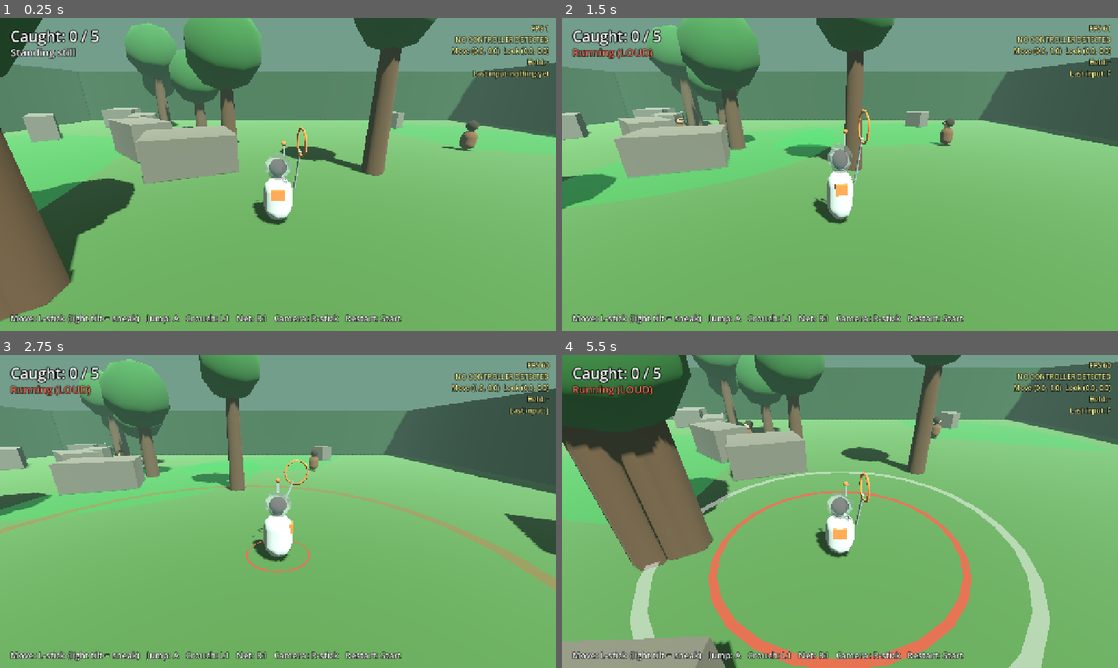
Above: before the commit, frames 1-4 (two rows, left to right).
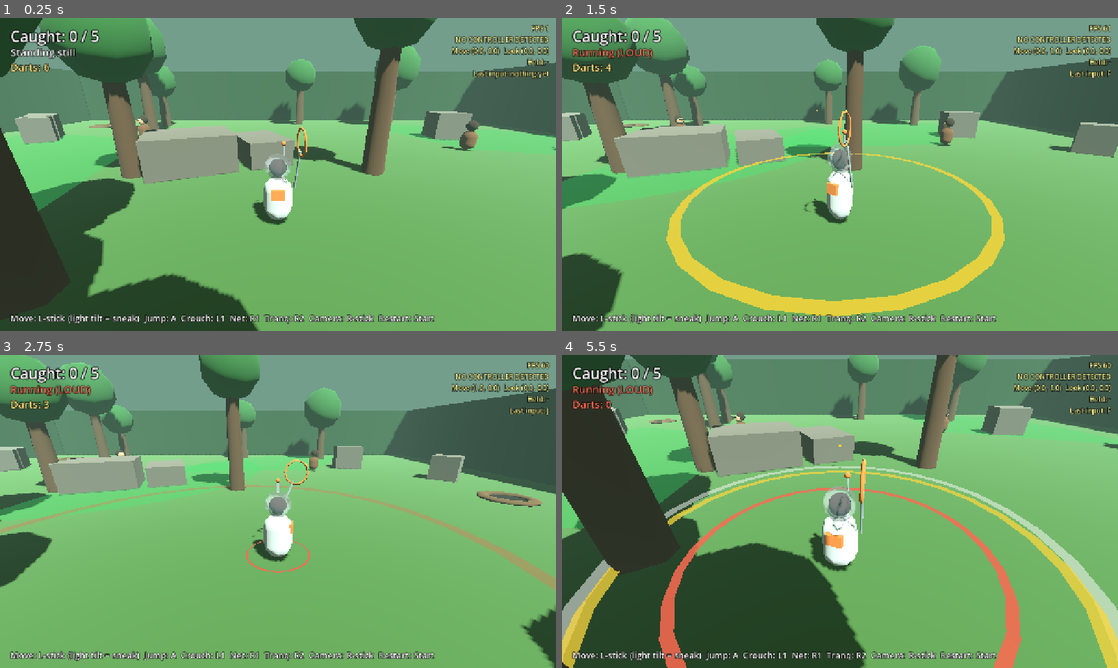
Above: after the commit, the same moments.

Repository: StoneColdOS/Caveman-Catchers
Game: Godot game, scene res://scenes/main.tscn
Same seed, same stepped clock (60 frames per second), same inputs: the game is played once before the commit and once after it.
Inputs (mouse positions are in pixels of both pictures, inside the frame that each line leads up to):
- Up to frame 1 (0.25 s): no input
- Up to frame 2 (1.5 s): tap Enter (restart) at 0.5 s; move the mouse to (962, 158) at 0.52 s; hold D (move_right) 0.53-1.28 s; tap J (net) at 0.6 s; click (962, 158) at 0.67 s; tap Space (jump) at 0.77 s; tap F (tranq, bound only after the commit) at 0.8, 1.35 s; move the mouse to (728, 190) at 1.27 s; hold S (move_back) from 1.28 s (still down)
- Up to frame 3 (2.75 s): tap Space (jump) at 1.52 s; tap K at 1.55, 2.1 s; move the mouse to (333, 442) at 2.02 s; release S (move_back) at 2.03 s; hold D (move_right) from 2.03 s (still down); tap J (net) at 2.3 s
- Up to frame 4 (5.5 s): move the mouse to (812, 574) at 2.77 s; release D (move_right) at 2.78 s; hold W (move_forward) 2.78-3.53 s; tap Shift (crouch) at 2.85 s; click (812, 574) at 2.92 s; tap Space (jump) at 3.02, 3.77, 4.52 s; tap F (tranq, bound only after the commit) at 3.05, 5.3 s; move the mouse to (1006, 558) at 3.52 s; hold A (move_left) 3.53-5.03 s; tap Down (look_down) at 3.6 s; tap K at 3.8 s; move the mouse to (673, 464) at 4.27 s; tap Left (look_left) at 4.35 s; tap J (net) at 4.55 s; move the mouse to (867, 511) at 5.02 s; hold S (move_back) from 5.03 s (still down); tap Right (look_right) at 5.1 s; click (867, 511) at 5.17 s

The runs differ from the first frame. In frame 1, 24% of the frame differs, in the area x 0-100%, y 0-100%; in frame 2, 20%; in frame 3, 12%; in frame 4, 53%.

Commit message:
Prototype 3: burrows and tranq gun
- Spotted Gatherers flee to the safest burrow, hide ~10s, pop out of another
- Tranq gun on R2: aims with the camera plus light auto-aim, 6 darts,
  loud shot alerts nearby cavemen, sleeping cavemen can be netted
- HUD: dart count and escape notice
- Tests cover burrows, hiding, tranq, sleep and netting a sleeper

Co-Authored-By: Claude Opus 5.5 <noreply@anthropic.com>
Claude-Session: https://claude.ai/code/session_01X5D3NCWGJ5U6tQxJ5x7zR9

Diff:
--- a/scripts/controls.gd
+++ b/scripts/controls.gd
@@ -6,7 +6,8 @@
 ##   Camera     right stick / arrow keys
 ##   Jump       A (bottom)  / Space
 ##   Crouch     L1 or L2    / Shift or C
-##   Swing net  R1 or R2    / J or E
+##   Swing net  R1          / J or E
+##   Tranq gun  R2          / F or K   (fires where the camera points)
 ##   Restart    Start       / Enter
 
 
@@ -37,7 +38,11 @@
 	_key("net", KEY_J)
 	_key("net", KEY_E)
 	_button("net", JOY_BUTTON_RIGHT_SHOULDER)
-	_axis("net", JOY_AXIS_TRIGGER_RIGHT, 1.0)
+
+	_action("tranq")
+	_key("tranq", KEY_F)
+	_key("tranq", KEY_K)
+	_axis("tranq", JOY_AXIS_TRIGGER_RIGHT, 1.0)
 
 	_action("jump")
 	_key("jump", KEY_SPACE)
--- /dev/null
+++ b/scripts/dart.gd
@@ -0,0 +1,48 @@
+extends Node3D
+## A tranq dart. Flies straight, puts the first caveman it hits to sleep.
+
+const Util := preload("res://scripts/util.gd")
+
+const SPEED := 32.0
+const MAX_RANGE := 30.0
+
+var direction := Vector3.FORWARD
+var travelled := 0.0
+
+
+func _ready() -> void:
+	var body := MeshInstance3D.new()
+	var c := CylinderMesh.new()
+	c.top_radius = 0.0
+	c.bottom_radius = 0.05
+	c.height = 0.35
+	c.radial_segments = 5
+	body.mesh = c
+	body.material_override = Util.mat(Color(1.0, 0.85, 0.2), true)
+	body.rotation.x = -PI / 2.0  # point along -Z, the way look_at faces
+	add_child(body)
+	look_at(global_position + direction)
+
+
+func _physics_process(delta: float) -> void:
+	var step := direction * SPEED * delta
+	var q := PhysicsRayQueryParameters3D.create(global_position, global_position + step,
+		Util.LAYER_WORLD | Util.LAYER_CAVEMAN)
+	var hit := get_world_3d().direct_space_state.intersect_ray(q)
+	if not hit.is_empty():
+		global_position = hit.position
+		if hit.collider.has_method("tranq"):
+			hit.collider.tranq()
+		_stop()
+		return
+	global_position += step
+	travelled += step.length()
+	if travelled > MAX_RANGE:
+		queue_free()
+
+
+func _stop() -> void:
+	set_physics_process(false)
+	var tw := create_tween()
+	tw.tween_interval(0.6)
+	tw.tween_callback(queue_free)
--- a/scripts/gatherer.gd
+++ b/scripts/gatherer.gd
@@ -3,9 +3,13 @@
 ##   Calm:        wanders, forages with his head down (half blind), stops to look around.
 ##   Hears noise: hops, says "?", walks over to check it out, looks around.
 ##   Sees you:    stares while his "?" grows. Lose him and he checks where he last saw you.
-##   Spotted:     leaps, yells (nearby cavemen hear it) and runs, panic-hopping.
-
-enum State { WANDER, FORAGE, SUSPICIOUS, INVESTIGATE, FLEE, CAUGHT }
+##   Spotted:     leaps, yells (nearby cavemen hear it) and runs for a burrow, panic-hopping.
+##   Hidden:      dove into a burrow. Pops out of a different one a while later.
+##   Asleep:      tranquilized. Lies flat ("Zzz"), easy to net, wakes up groggy.
+
+signal escaped
+
+enum State { WANDER, FORAGE, SUSPICIOUS, INVESTIGATE, FLEE, CAUGHT, HIDDEN, SLEEP }
 
 const Util := preload("res://scripts/util.gd")
 
@@ -23,6 +27,8 @@
 const HEAR_BUMP := 0.3
 const FLEE_TIME := 5.0
 const YELL_RADIUS := 10.0
+const HIDE_TIME := 10.0
+const SLEEP_TIME := 8.0
 const GRAVITY := 20.0
 
 const CONE_CALM := Color(0.2, 1.0, 0.45, 0.3)
@@ -43,6 +49,10 @@
 var look_timer := 0.0
 var flee_timer := 0.0
 var hop_timer := 0.0
+var hidden_timer := 0.0
+var sleep_timer := 0.0
+var flee_hole: Node3D
+var hole_timer := 0.0
 var heading := 0.0
 var turn_speed := 4.0
 var player: Node3D
@@ -110,6 +120,9 @@
 func _physics_process(delta: float) -> void:
 	if state == State.CAUGHT:
 		return
+	if state == State.HIDDEN:
+		_do_hidden(delta)
+		return
 	var sees := can_see_player()
 	var move := Vector3.ZERO
 	match state:
@@ -123,6 +136,8 @@
 			move = _do_investigate(delta, sees)
 		State.FLEE:
 			move = _do_flee(delta, sees)
+		State.SLEEP:
+			_do_sleep(delta)
 
 	velocity.x = move.x
 	velocity.z = move.z
@@ -236,9 +251,90 @@
 	if hop_timer <= 0.0 and is_on_floor():
 		velocity.y = 4.0
 		hop_timer = randf_range(0.8, 1.6)
-	var away := _flat(global_position - player.global_position)
-	_face(global_position + away, 10.0)
-	return away.normalized() * FLEE_SPEED
+	# Head for the safest burrow (re-checked every second).
+	hole_timer -= delta
+	if hole_timer <= 0.0 or not is_instance_valid(flee_hole):
+		flee_hole = _pick_hole()
+		hole_timer = 1.0
+	var dir := _flat(global_position - player.global_position).normalized()
+	if flee_hole:
+		var to := _flat(flee_hole.global_position - global_position)
+		if to.length() < 0.9:
+			_dive(flee_hole)
+			return Vector3.ZERO
+		dir = to.normalized()
+	_face(global_position + dir, 10.0)
+	return dir * FLEE_SPEED
+
+
+## Prefers burrows close to him and far from you.
+func _pick_hole() -> Node3D:
+	var best: Node3D = null
+	var best_score := INF
+	for h in get_tree().get_nodes_in_group("burrows"):
+		var d_me := global_position.distance_to(h.global_position)
+		var d_you := player.global_position.distance_to(h.global_position)
+		if d_you < d_me * 0.6:
+			continue  # you're in the way
+		var score := d_me - 0.8 * d_you
+		if score < best_score:
+			best_score = score
+			best = h
+	return best
+
+
+func _dive(hole: Node3D) -> void:
+	state = State.HIDDEN
+	hidden_timer = HIDE_TIME
+	velocity = Vector3.ZERO
+	collision_layer = 0
+	collision_mask = 0
+	alert.text = ""
+	cone.visible = false
+	global_position = hole.global_position
+	var tw := create_tween()
+	tw.tween_property(visual, "position:y", -2.2, 0.35).set_ease(Tween.EASE_IN)
+	Util.noise_ring(get_parent(), global_position, 2.0, Color(0.5, 0.35, 0.2, 0.8))
+	escaped.emit()
+
+
+func _do_hidden(delta: float) -> void:
+	hidden_timer -= delta
+	if hidden_timer > 0.0:
+		return
+	# Pop out of a different burrow.
+	var holes := get_tree().get_nodes_in_group("burrows").filter(
+		func(h): return h.global_position.distance_to(global_position) > 1.0)
+	if holes.size() > 0:
+		global_position = holes.pick_random().global_position
+	home = global_position
+	collision_layer = Util.LAYER_CAVEMAN
+	collision_mask = Util.LAYER_WORLD | Util.LAYER_PLAYER | Util.LAYER_CAVEMAN
+	cone.visible = true
+	var tw := create_tween()
+	tw.tween_property(visual, "position:y", 0.0, 0.3).set_ease(Tween.EASE_OUT)
+	state = State.WANDER
+	awareness = 0.5
+	wait_timer = 1.5
+	turn_timer = 0.2
+	_hop(5.0)
+
+
+func _do_sleep(delta: float) -> void:
+	sleep_timer -= delta
+	if sleep_timer <= 0.0:
+		awareness = 0.7
+		_start_investigate(global_position, true)
+
+
+## Hit by a tranq dart.
+func tranq() -> void:
+	if state == State.CAUGHT or state == State.HIDDEN:
+		return
+	state = State.SLEEP
+	sleep_timer = SLEEP_TIME
+	velocity.x = 0.0
+	velocity.z = 0.0
 
 
 func _become_suspicious(hop: bool) -> void:
@@ -264,6 +360,7 @@
 	awareness = 1.0
 	flee_timer = FLEE_TIME
 	hop_timer = 0.9
+	hole_timer = 0.0
 	_hop(6.0)
 	# Yell! Nearby cavemen hear it and come check it out.
 	Util.noise_ring(get_parent(), global_position, YELL_RADIUS, Color(1, 0.2, 0.15, 0.8))
@@ -279,7 +376,7 @@
 
 ## Called whenever something makes a sound.
 func hear_noise(pos: Vector3, radius: float, source: Node) -> void:
-	if source == self or state == State.FLEE or state == State.CAUGHT or state == State.SUSPICIOUS:
+	if source == self or state in [State.FLEE, State.CAUGHT, State.SUSPICIOUS, State.HIDDEN, State.SLEEP]:
 		return
 	if global_position.distance_to(pos) > radius:
 		return
@@ -289,7 +386,7 @@
 
 
 func can_see_player() -> bool:
-	if player == null:
+	if player == null or state == State.SLEEP or state == State.HIDDEN:
 		return false
 	var crouching: bool = player.crouching
 	var sight := _sight_range()
@@ -317,6 +414,14 @@
 
 func is_caught() -> bool:
 	return state == State.CAUGHT
+
+
+func can_be_netted() -> bool:
+	return state != State.CAUGHT and state != State.HIDDEN
+
+
+func is_asleep() -> bool:
+	return state == State.SLEEP
 
 
 func catch() -> void:
@@ -382,10 +487,18 @@
 			cone_mat.albedo_color = CONE_SPOTTED
 			alert.text = "!"
 			alert.modulate = Color(1, 0.3, 0.25)
+		State.SLEEP:
+			alert.text = "Zzz"
+			alert.modulate = Color(0.7, 0.85, 1)
+	cone.visible = state != State.SLEEP
 	# "?" grows as he gets closer to spotting you.
 	alert.pixel_size = 0.012 * (1.0 + awareness * 0.8) if state != State.FLEE else 0.02
+	if state == State.SLEEP:
+		alert.pixel_size = 0.01
 	# Head down while foraging.
 	var lean := 0.7 + sin(Time.get_ticks_msec() * 0.012) * 0.12 if foraging else 0.0
+	if state == State.SLEEP:
+		lean = -1.45  # flat on his back
 	torso.rotation.x = lerp(torso.rotation.x, lean, clamp(10.0 * delta, 0.0, 1.0))
 	# The cone shows how far he can actually see you right now.
 	var reach := _sight_range() / SIGHT_RANGE
--- a/scripts/main.gd
+++ b/scripts/main.gd
@@ -8,12 +8,16 @@
 const GathererScript := preload("res://scripts/gatherer.gd")
 
 const ARENA := 50.0
+const BURROW_SPOTS := [Vector3(-19, 0, -19), Vector3(19, 0, -2), Vector3(-19, 0, 17), Vector3(7, 0, 21)]
 const GATHERER_SPOTS := [Vector3(-10, 0, -12), Vector3(12, 0, -8), Vector3(2, 0, 14), Vector3(-15, 0, 8), Vector3(15, 0, 13)]
 
 var player: CharacterBody3D
 var caught := 0
 var count_label: Label
 var mode_label: Label
+var darts_label: Label
+var toast_label: Label
+var toast_timer := 0.0
 var message_label: Label
 var rng := RandomNumberGenerator.new()
 
@@ -23,6 +27,7 @@
 	rng.seed = 7
 	_build_environment()
 	_build_ground()
+	_build_burrows()
 	_build_cover()
 	_spawn_player()
 	_spawn_gatherers()
@@ -30,10 +35,17 @@
 	_build_debug()
 
 
-func _process(_delta: float) -> void:
+func _process(delta: float) -> void:
 	if Input.is_action_just_pressed("restart"):
 		get_tree().reload_current_scene()
 	_update_debug()
+	if toast_timer > 0.0:
+		toast_timer -= delta
+		if toast_timer <= 0.0:
+			toast_label.text = ""
+	if player and darts_label:
+		darts_label.text = "Darts: %d" % player.darts
+		darts_label.modulate = Color(1, 0.45, 0.35) if player.darts == 0 else Color(1, 0.9, 0.5)
 	if player and mode_label:
 		mode_label.text = player.move_mode
 		var loud: bool = player.move_mode.begins_with("Running")
@@ -126,6 +138,29 @@
 	_static_box(Vector3(ARENA + 4, 6, 2), Vector3(0, 3, h + 1), wall)
 	_static_box(Vector3(2, 6, ARENA), Vector3(-h - 1, 3, 0), wall)
 	_static_box(Vector3(2, 6, ARENA), Vector3(h + 1, 3, 0), wall)
+
+
+## Burrows: where spotted cavemen run to hide.
+func _build_burrows() -> void:
+	for spot in BURROW_SPOTS:
+		var b := Node3D.new()
+		b.add_to_group("burrows")
+		b.position = spot
+		add_child(b)
+		var hole := CylinderMesh.new()
+		hole.top_radius = 0.8
+		hole.bottom_radius = 0.8
+		hole.height = 0.04
+		hole.radial_segments = 10
+		b.add_child(Util.mesh(hole, Color(0.05, 0.04, 0.03), Vector3(0, 0.03, 0)))
+		var mound := TorusMesh.new()
+		mound.inner_radius = 0.75
+		mound.outer_radius = 1.3
+		mound.rings = 10
+		mound.ring_segments = 5
+		var m := Util.mesh(mound, Color(0.4, 0.28, 0.16), Vector3(0, 0.05, 0))
+		m.scale = Vector3(1, 0.5, 1)
+		b.add_child(m)
 
 
 ## Rocks and trees: things to sneak behind. They block caveman eyesight.
@@ -166,7 +201,11 @@
 	# Keep the middle open near the player start, and away from walls.
 	while true:
 		var p := Vector3(rng.randf_range(-21, 21), 0, rng.randf_range(-21, 21))
-		if p.length() > 5.0:
+		var clear := p.length() > 5.0
+		for b in BURROW_SPOTS:
+			if p.distance_to(b) < 4.0:
+				clear = false
+		if clear:
 			return p
 	return Vector3.ZERO
 
@@ -200,6 +239,7 @@
 		g.set_script(GathererScript)
 		g.position = spot + Vector3(0, 0.1, 0)
 		add_child(g)
+		g.escaped.connect(_on_escaped)
 
 
 func _build_hud() -> void:
@@ -220,8 +260,26 @@
 	mode_label.add_theme_color_override("font_outline_color", Color.BLACK)
 	layer.add_child(mode_label)
 
+	darts_label = Label.new()
+	darts_label.position = Vector2(24, 96)
+	darts_label.add_theme_font_size_override("font_size", 24)
+	darts_label.add_theme_constant_override("outline_size", 6)
+	darts_label.add_theme_color_override("font_outline_color", Color.BLACK)
+	layer.add_child(darts_label)
+
+	toast_label = Label.new()
+	toast_label.set_anchors_preset(Control.PRESET_CENTER_TOP)
+	toast_label.grow_horizontal = Control.GROW_DIRECTION_BOTH
+	toast_label.offset_top = 90
+	toast_label.horizontal_alignment = HORIZONTAL_ALIGNMENT_CENTER
+	toast_label.add_theme_font_size_override("font_size", 30)
+	toast_label.add_theme_constant_override("outline_size", 8)
+	toast_label.add_theme_color_override("font_outline_color", Color.BLACK)
+	toast_label.modulate = Color(1, 0.6, 0.4)
+	layer.add_child(toast_label)
+
 	var hint := Label.new()
-	hint.text = "Move: L-stick (light tilt = sneak)   Jump: A   Crouch: L1   Net: R1   Camera: R-stick   Restart: Start"
+	hint.text = "Move: L-stick (light tilt = sneak)  Jump: A  Crouch: L1  Net: R1  Tranq: R2  Camera: R-stick  Restart: Start"
 	hint.anchor_top = 1.0
 	hint.anchor_bottom = 1.0
 	hint.offset_top = -44
@@ -244,6 +302,11 @@
 	_update_hud()
 
 
+func _on_escaped() -> void:
+	toast_label.text = "A caveman dove into a burrow!"
+	toast_timer = 2.5
+
+
 func _on_caught() -> void:
 	caught += 1
 	_update_hud()
--- a/scripts/player.gd
+++ b/scripts/player.gd
@@ -4,6 +4,7 @@
 signal caught_one
 
 const Util := preload("res://scripts/util.gd")
+const DartScript := preload("res://scripts/dart.gd")
 
 # MGS-style movement: how hard you push the stick decides how loud you are.
 const CROUCH_SPEED := 1.6     # creeping: silent
@@ -21,6 +22,11 @@
 const RUN_NOISE := 9.0
 const SNEAK_NOISE := 2.5
 const LAND_NOISE := 7.0
+const TRANQ_NOISE := 8.0      # gunshot: loud
+const MAX_DARTS := 6
+const TRANQ_COOLDOWN := 0.5
+const AIM_ASSIST_DEG := 18.0
+const AIM_RANGE := 28.0
 const RUN_STEP := 0.32        # seconds between footsteps
 const SNEAK_STEP := 0.55
 
@@ -29,6 +35,8 @@
 var step_timer := 0.0
 var was_on_floor := true
 var air_time := 0.0
+var darts := MAX_DARTS
+var tranq_timer := 0.0
 var visual: Node3D
 var net_pivot: Node3D
 var camera_pivot: Node3D
@@ -193,6 +201,11 @@
 	if net_timer <= 0.0 and Input.is_action_just_pressed("net"):
 		swing_net()
 
+	# Tranq gun
+	tranq_timer -= delta
+	if tranq_timer <= 0.0 and Input.is_action_just_pressed("tranq"):
+		fire_tranq()
+
 
 func swing_net() -> void:
 	net_timer = NET_COOLDOWN
@@ -205,7 +218,7 @@
 	fwd.y = 0.0
 	fwd = fwd.normalized()
 	for g in get_tree().get_nodes_in_group("gatherers"):
-		if g.is_caught():
+		if not g.can_be_netted():
 			continue
 		var to: Vector3 = g.global_position - global_position
 		to.y = 0.0
@@ -215,9 +228,43 @@
 			caught_one.emit()
 
 
+## Fires a dart where the camera is pointing, nudged onto a nearby caveman.
+## Returns true if a dart was fired.
+func fire_tranq() -> bool:
+	if darts <= 0:
+		return false
+	darts -= 1
+	tranq_timer = TRANQ_COOLDOWN
+	var muzzle := global_position + Vector3.UP * 1.1
+	var aim := Basis(Vector3.UP, yaw) * Vector3(0, 0, -1)
+	var dir := aim
+	var best := AIM_ASSIST_DEG
+	for g in get_tree().get_nodes_in_group("gatherers"):
+		if not g.can_be_netted() or g.is_asleep():
+			continue
+		var to: Vector3 = g.global_position + Vector3.UP * 1.0 - muzzle
+		if to.length() > AIM_RANGE:
+			continue
+		var ang := rad_to_deg(aim.angle_to(Vector3(to.x, 0, to.z)))
+		if ang < best:
+			var q := PhysicsRayQueryParameters3D.create(muzzle, muzzle + to, Util.LAYER_WORLD)
+			if get_world_3d().direct_space_state.intersect_ray(q).is_empty():
+				best = ang
+				dir = to.normalized()
+	visual.rotation.y = atan2(dir.x, dir.z)
+	var dart := Node3D.new()
+	dart.set_script(DartScript)
+	dart.direction = dir
+	get_parent().add_child(dart)
+	dart.global_position = muzzle + dir * 0.6
+	make_noise(TRANQ_NOISE, Color(1, 0.85, 0.2, 0.85))
+	return true
+
+
 ## Sends a sound out. Any caveman inside the radius hears it.
-func make_noise(radius: float) -> void:
-	var color := Color(1, 0.4, 0.3, 0.8) if radius >= RUN_NOISE else Color(1, 1, 1, 0.7)
+func make_noise(radius: float, color := Color(0, 0, 0, 0)) -> void:
+	if color.a == 0.0:
+		color = Color(1, 0.4, 0.3, 0.8) if radius >= RUN_NOISE else Color(1, 1, 1, 0.7)
 	Util.noise_ring(get_parent(), global_position, radius, color)
 	get_tree().call_group("gatherers", "hear_noise", global_position, radius, self)
 
--- a/tests/test_catch.gd
+++ b/tests/test_catch.gd
@@ -79,8 +79,45 @@
 		peak = max(peak, player.global_position.y)
 	_check(peak > 0.8, "Player can jump")
 
-	# --- 5. A miss: swinging at thin air catches nothing.
+	# --- 5. Tranq: dart from 10m puts him to sleep, then net him.
+	_check(player.darts == player.MAX_DARTS, "Start with a full set of darts")
+	player.global_position = g4.global_position + Vector3(0, 0, -10)
+	player.yaw = PI  # camera pointing at him
+	await _frames(5)
+	_check(player.fire_tranq(), "Tranq gun fires")
+	_check(player.darts == player.MAX_DARTS - 1, "Firing uses a dart")
+	await _frames(30)
+	_check(g4.is_asleep(), "Dart puts the Gatherer to sleep")
+	_check(not g4.can_see_player(), "Sleeping Gatherer can't see you")
+	player.global_position = g4.global_position + Vector3(0, 0, -1.5)
+	player.visual.rotation.y = 0.0
+	await _frames(3)
+	player.swing_net()
+	_check(g4.is_caught(), "Sleeping Gatherer can be netted")
+	player.darts = 0
+	_check(not player.fire_tranq(), "Out of darts: nothing fires")
+
+	# --- 6. Burrows: the spotted Gatherer from test 1 dives into one, then pops out of another.
+	_check(get_nodes_in_group("burrows").size() == 4, "4 burrows in the level")
+	var escaped_into := Vector3.ZERO
+	for i in 600:
+		await physics_frame
+		if g1.state == g1.State.HIDDEN:
+			escaped_into = g1.global_position
+			break
+	_check(g1.state == g1.State.HIDDEN, "Fleeing Gatherer dives into a burrow")
+	_check(not g1.can_be_netted(), "Can't net a Gatherer hiding in a burrow")
+	for i in 700:
+		await physics_frame
+		if g1.state != g1.State.HIDDEN:
+			break
+	_check(g1.state != g1.State.HIDDEN, "He comes back out later")
+	_check(g1.global_position.distance_to(escaped_into) > 3.0, "...from a different burrow")
+
+	# --- 7. A miss: swinging at thin air catches nothing.
 	var g0 = gs[0]
+	player.global_position = Vector3(0, 0.1, 0)
+	await _frames(3)
 	player.swing_net()
 	_check(not g0.is_caught(), "Swinging out of range catches nothing")
 
Not shown, changed: docs/DESIGN.md
Not shown, changed: docs/ROADMAP.md
